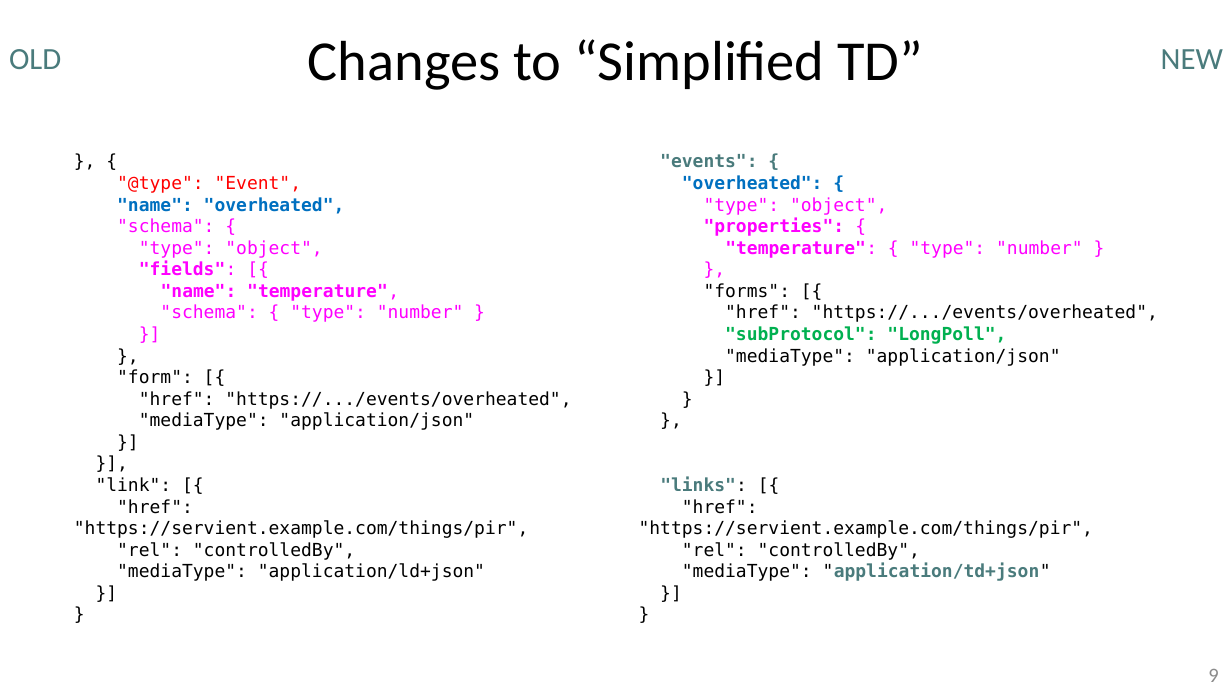
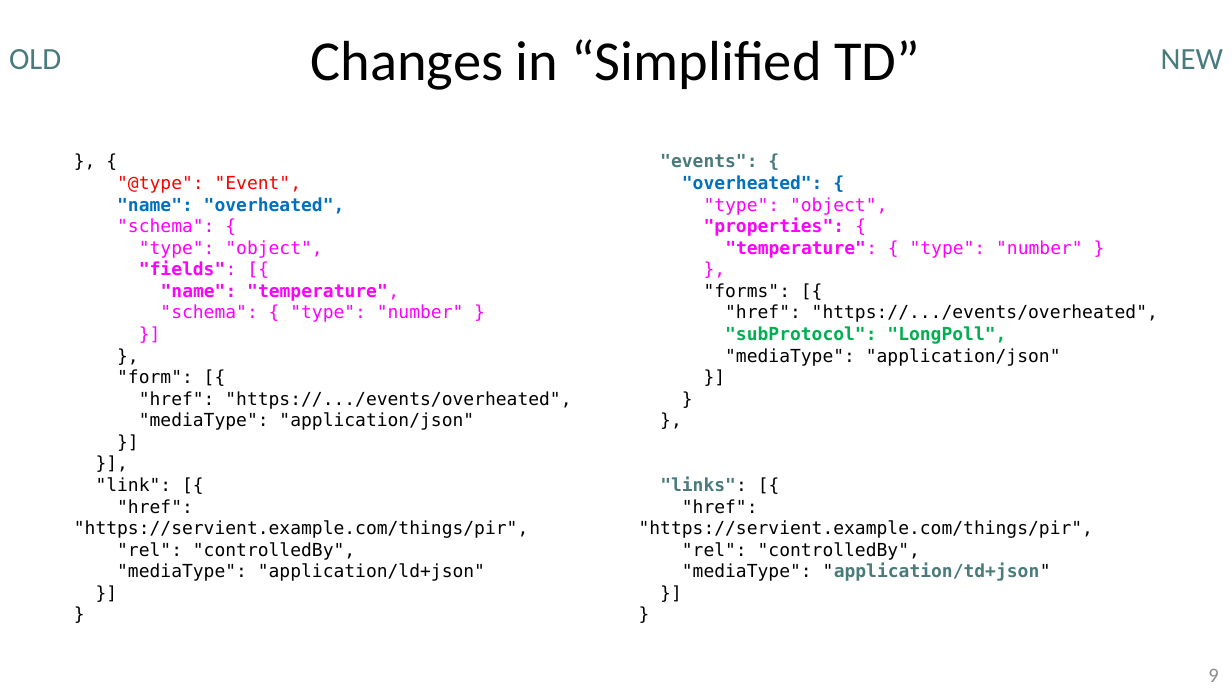
Before and after one commit to t2trg/2018-ietf102, a slide deck: slide 9 of slides/13_T2TRG_IETF102_W3C-WoT-Update.pptx. Drawn at 1232x693 pixels with LibreOffice and Linux fonts; fonts in the diff are those of the drawing. Boxes give left, top, right and bottom in pixels: in the first picture for what was removed or moved away, otherwise in the second. Text is boxed around its words. In the diff, an @@ line names an element or a change of style, - is before the commit and + after.

```diff
--- a/slides/13_T2TRG_IETF102_W3C-WoT-Update.pptx
+++ b/slides/13_T2TRG_IETF102_W3C-WoT-Update.pptx
@@ title at [311, 39, 920, 90]: text changed @@
-Changes to “Simplified TD”
+Changes in “Simplified TD”
```
Also in this commit, not shown: 6 other slides changed, 1 slide added.
